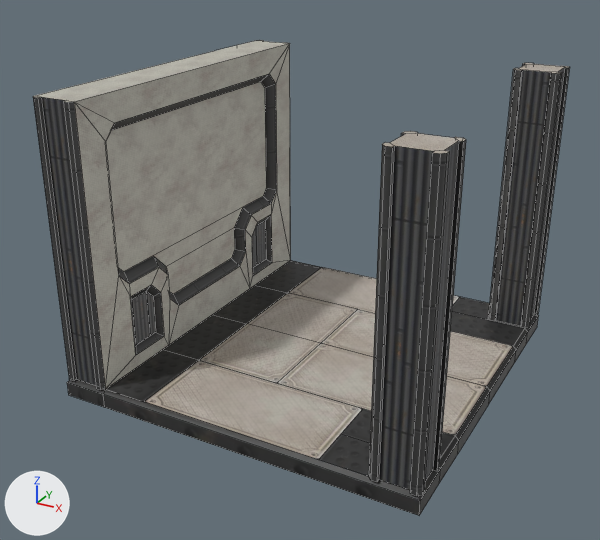
The FBX model MazeVR-Server/Assets/Models/Corridor_Fork_Rework.fbx, before and after one commit.
Both versions are drawn from a camera (50 mm lens) standing at (3.86, -7.5, 4.61) and looking at (-0.1, -0.3, 1.01). Every picture has the same lights, and +X, +Y and +Z are marked at lower left. Mesh edges are drawn as thin lines. Where no turn or scale is listed for an object, it has been applied to the vertices.

Script lines for the objects in view, before the commit:
```python
me_plane_012 = bpy.data.meshes.new('Plane.012')
me_plane_012.from_pydata(...)  # 314 vertices, 233 faces; spans x -2.0..2.0, y -2.0..2.0, z -0.2..3.0
# faces by material slot: [49, 184]
me_plane_012.materials.append(mat_tileable_a)  # picture img_tileable_a_jpg
me_plane_012.materials.append(mat_texture_set_a)  # picture img_texture_set_a_jpg
ob_corridor_fork_rework = bpy.data.objects.new('Corridor_Fork_Rework', me_plane_012)
ob_corridor_fork_rework.location = (0.0, 0.0, 0.0)
```
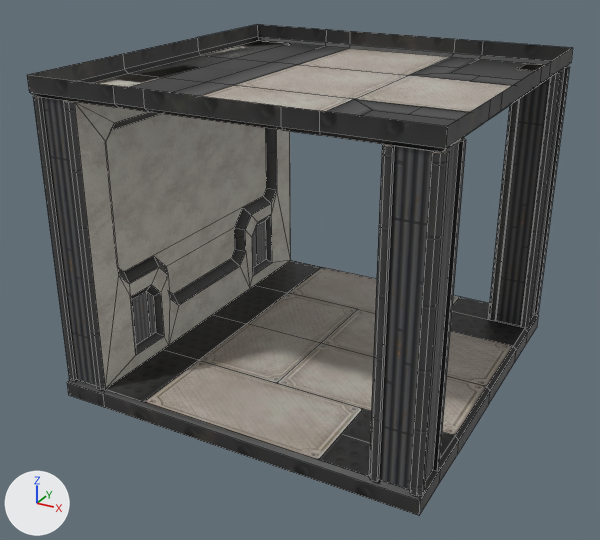
Pixel boxes [x1, y1, x2, y2] of what changed, in the pictures (600 x 540 px):
```json
{"object": "Corridor_Fork_Rework", "change": "reshaped", "before": [33, 40, 570, 516], "after": [27, 24, 573, 516]}
{"part": 1, "of": "me_plane_012", "change": "added", "after": [27, 24, 573, 152]}
```

Edits to the scene script, one JSON object a line:
```json
{"block": "me_plane_012", "where": "# used by ob_corridor_fork_rework; location = (0.0, 0.0, 0.0)"}
{"op": "remove", "block": "me_plane_012", "code": "me_plane_012.from_pydata(...)  # 314 vertices, 233 faces; spans x -2.0..2.0, y -2.0..2.0, z -0.2..3.0"}
{"op": "add", "block": "me_plane_012", "code": "me_plane_012.from_pydata(...)  # 384 vertices, 289 faces; spans x -2.0..2.0, y -2.0..2.0, z -0.2..3.2"}
{"block": "me_plane_012", "change": "me_plane_012 part 1: a new loose piece of 70 vertices spanning x -2.0..2.0, y -2.0..2.0, z 3.0..3.2, in mat_texture_set_a (picture img_texture_set_a_jpg)"}
```
